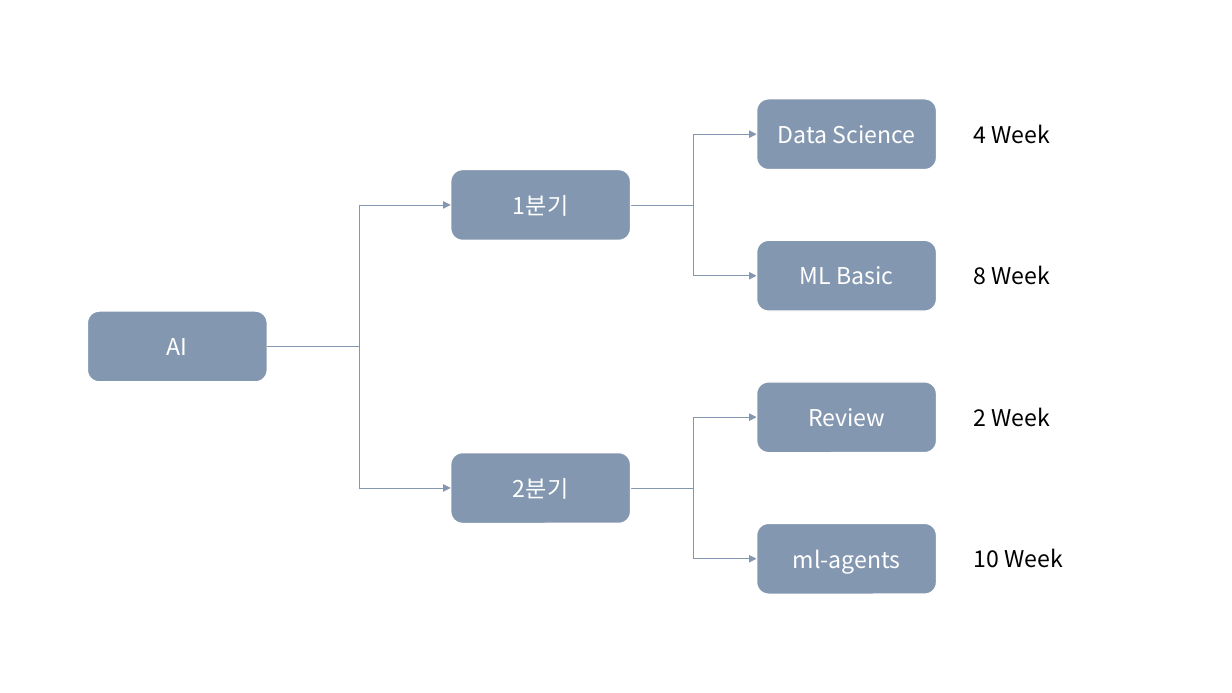
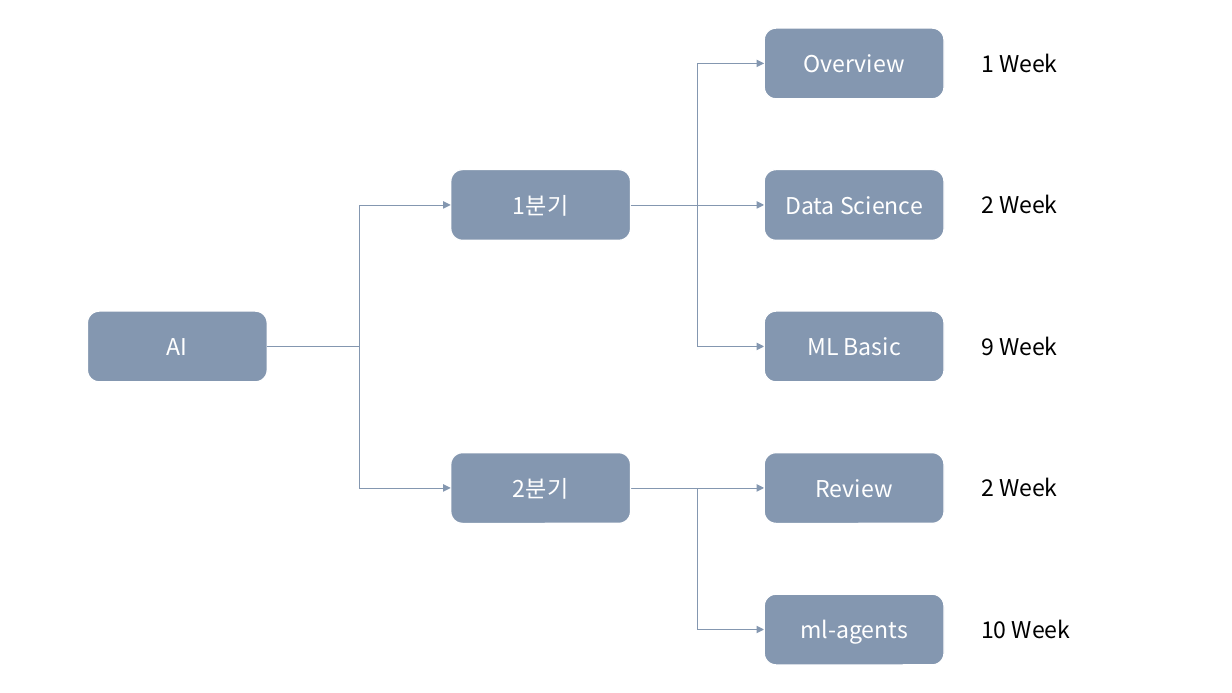
Before and after one commit to Linejin/ai_study, a slide deck: slide 1 of planning/AI seminar.pptx. Drawn at 1232x693 pixels with LibreOffice and Linux fonts; fonts in the diff are those of the drawing. Boxes give left, top, right and bottom in pixels: in the first picture for what was removed or moved away, otherwise in the second. Text is boxed around its words. In the diff, an @@ line names an element or a change of style, - is before the commit and + after.

```diff
--- a/planning/AI seminar.pptx
+++ b/planning/AI seminar.pptx
@@ rounded rectangle added at box(764, 28, 945, 99), fill #8497B0, outline #FFFFFF 1 pt, 18 pt, text #FFFFFF @@
+Overview
@@ text added at box(981, 53, 1058, 73), 18 pt, text #000000 @@
+1 Week
@@ elbow arrow added from (630, 205) to (764, 64), #8497B0 0.5 pt @@
@@ elbow arrow moved from (630, 205) - (757, 275) to (630, 205) - (764, 347) @@
@@ elbow arrow moved from (630, 205) - (757, 134) to (630, 205) - (764, 205) @@
@@ text at box(981, 194, 1058, 214): text changed @@
-4 Week
+2 Week
@@ text at box(981, 336, 1058, 356): text changed @@
-8 Week
+9 Week
@@ 4 rounded rectangles, 2 texts: place and size @@
-4 rounded rectangles, 2 texts at box(757, 99, 1063, 594)
+4 rounded rectangles, 2 texts at box(764, 170, 1071, 665)
@@ elbow arrow moved from (630, 488) - (757, 559) to (630, 488) - (764, 629) @@
@@ elbow arrow moved from (630, 488) - (757, 418) to (630, 488) - (764, 488) @@
```
Also in this commit, not shown: 14 other slides changed, 11 slides added, 6 slides removed.
